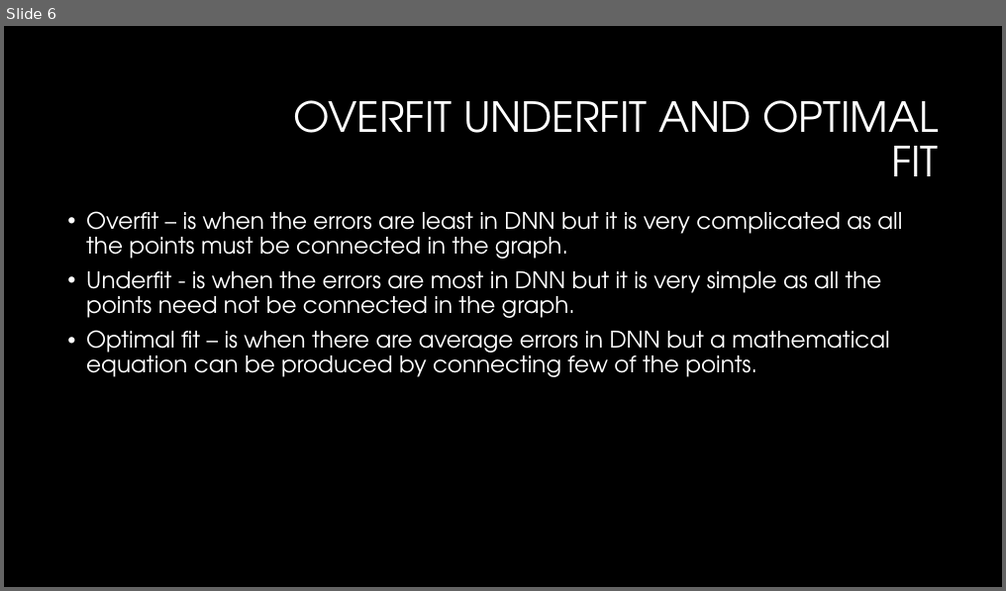
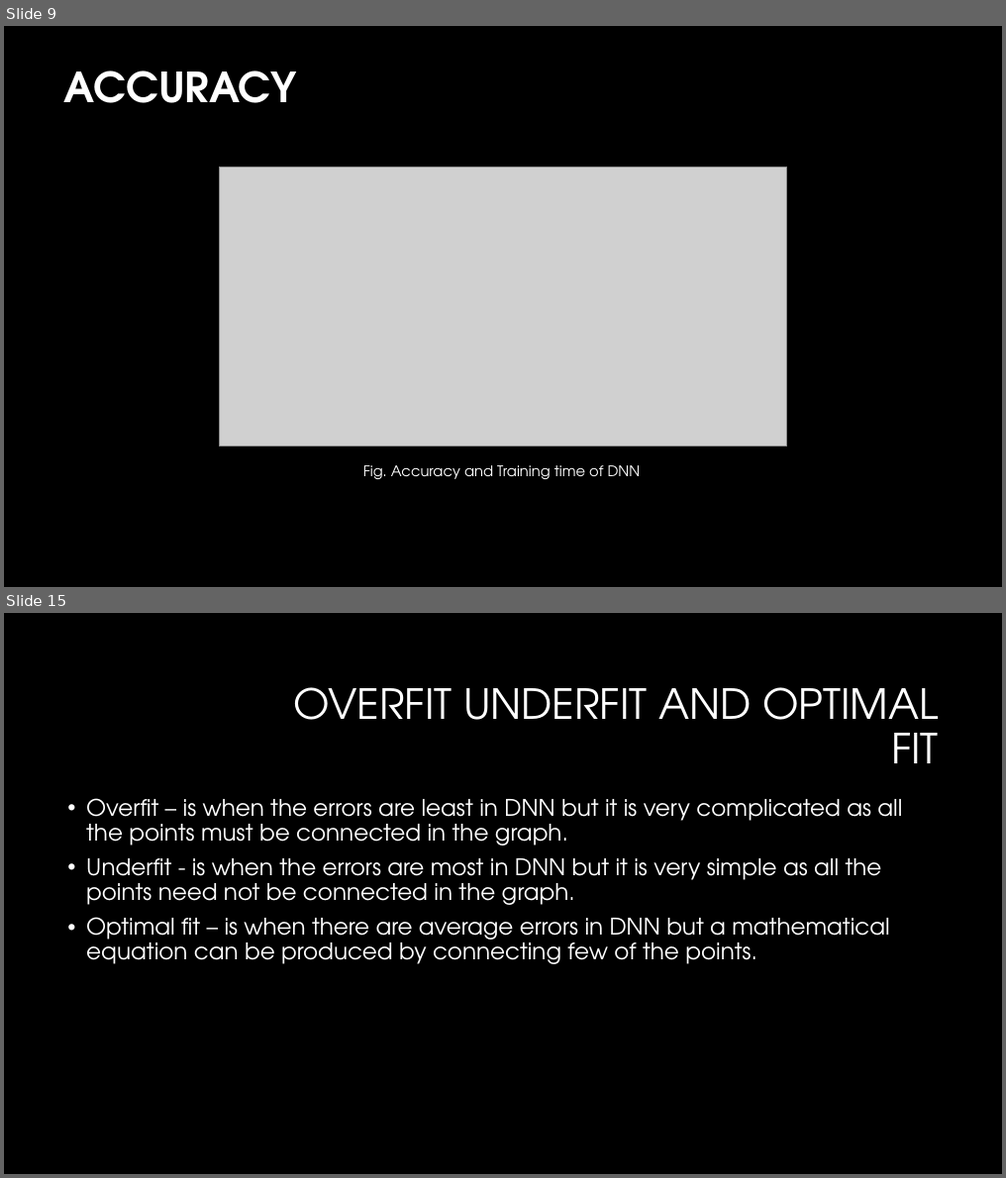
Before and after one commit to ENG19CS0006-Abhay/Deep-learning-DNN-, a slide deck: ENG19CS006(Abhay V R)(DL assignment 2).pptx. Shown one above the other, each under a label of ours: slide 6 before the commit, slides 9 and 15 after it; the slides between them are not shown. The pictures are 1006x591 and 1006x1178 pixels, drawn with LibreOffice and Linux fonts; fonts in the diff are those of the drawing; grey boxes stand for pictures; background and template pictures are left out. Boxes give left, top, right and bottom in pixels: in the first picture for what was removed or moved away, otherwise in the second. Text is boxed around its words. In the diff, an @@ line names an element or a change of style, - is before the commit and + after.

```diff
--- a/ENG19CS006(Abhay V R)(DL assignment 2).pptx
+++ b/ENG19CS006(Abhay V R)(DL assignment 2).pptx
@@ slide 9 added at (4, 26, 1002, 587), background #000000 @@
@@ title added at (64, 71, 297, 103), 40 pt, text #FFFFFF, bold @@
+ACCURACY
@@ picture added at (220, 167, 787, 446) @@
@@ text added at (363, 466, 641, 479), 14 pt, text #FFFFFF @@
+Fig. Accuracy and Training time of DNN
@@ what was slide 6 is now slide 15 @@
```
Also in this commit, not shown: 9 other slides added, 1 slide removed.
